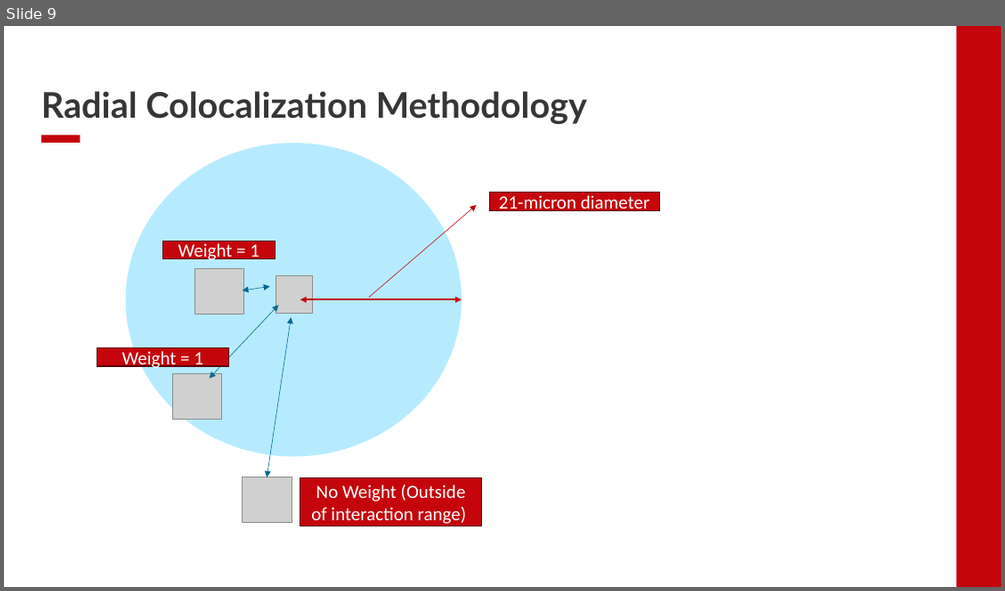
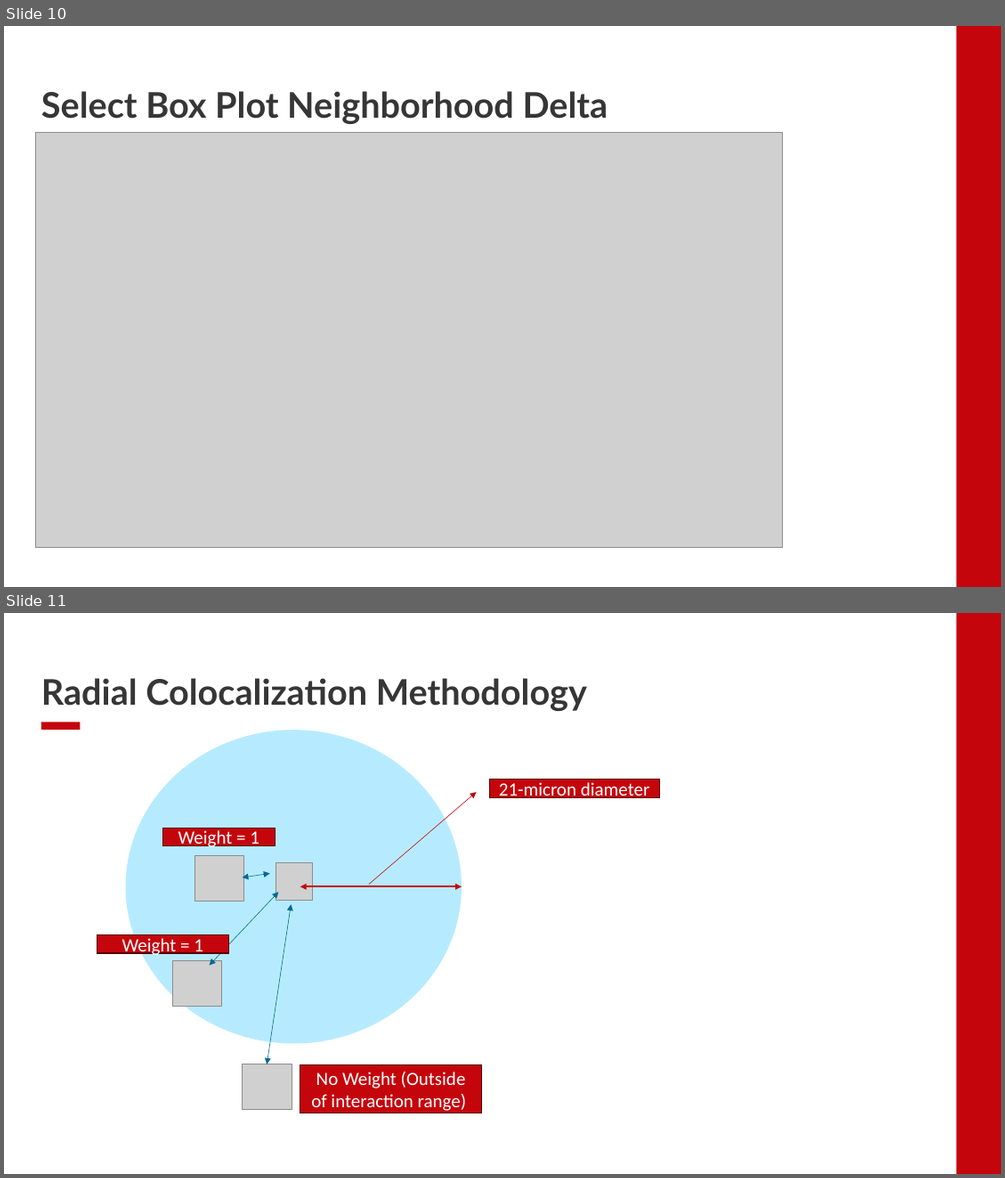
Before and after one commit to EDJohns/2025-Dinh-Lab-Research-Project, a slide deck: Shapiro 2025 Project/Weekly Updates/Week 6 Updates.pptx. Shown one above the other, each under a label of ours: slide 9 before the commit, slides 10 and 11 after it. The pictures are 1005x591 and 1005x1178 pixels, drawn with LibreOffice and Linux fonts; fonts in the diff are those of the drawing; grey boxes stand for pictures; background and template pictures are left out. Boxes give left, top, right and bottom in pixels: in the first picture for what was removed or moved away, otherwise in the second. Text is boxed around its words. In the diff, an @@ line names an element or a change of style, - is before the commit and + after.

```diff
--- a/Shapiro 2025 Project/Weekly Updates/Week 6 Updates.pptx
+++ b/Shapiro 2025 Project/Weekly Updates/Week 6 Updates.pptx
@@ slide 10 added at [4, 26, 1001, 587], background #FFFFFF; not listed: 1 template element that a slide beside it also shows @@
@@ title added at [41, 91, 608, 124], 34 pt, text #363636, bold @@
+Select Box Plot Neighborhood Delta
@@ picture added at [36, 132, 783, 548] @@
@@ what was slide 9 is now slide 11 @@
```
Also in this commit, not shown: 1 other slide added, 6 other files.
